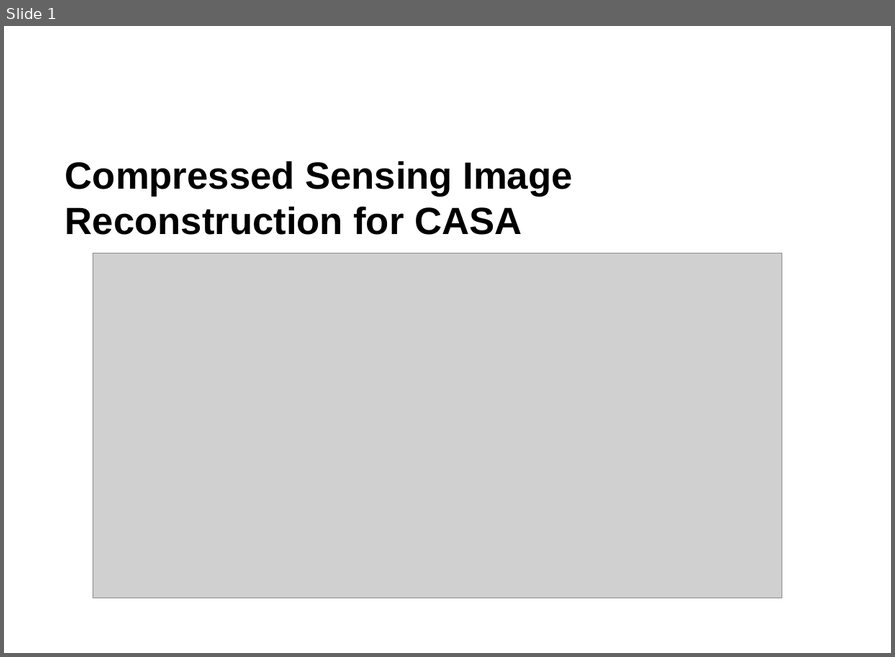
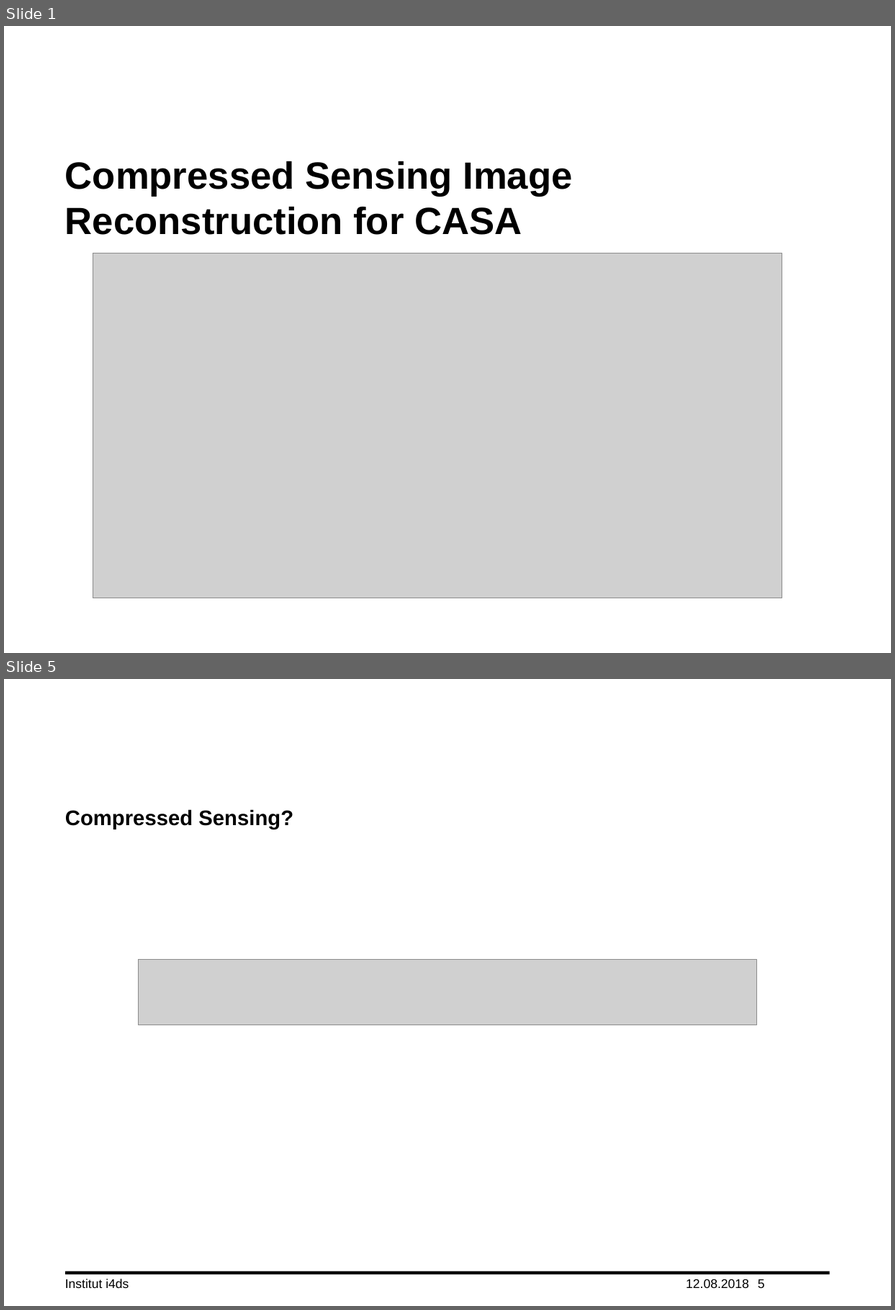
Before and after one commit to lord-blueberry/p7-doc, a slide deck: ppt/praes.pptx. Shown one above the other, each under a label of ours: slide 1 before the commit, slides 1 and 5 after it; the slides between them are not shown. The pictures are 895x657 and 895x1310 pixels, drawn with LibreOffice and Linux fonts; fonts in the diff are those of the drawing; grey boxes stand for pictures; background and template pictures are left out. Boxes give left, top, right and bottom in pixels: in the first picture for what was removed or moved away, otherwise in the second. Text is boxed around its words. In the diff, an @@ line names an element or a change of style, - is before the commit and + after.

```diff
--- a/ppt/praes.pptx
+++ b/ppt/praes.pptx
@@ slide 5 added at box(4, 679, 891, 1306), background #FFFFFF @@
@@ title added at box(65, 809, 293, 829), 20 pt, text #000000, bold @@
+Compressed Sensing?
@@ picture added at box(139, 960, 758, 1025) @@
@@ line added from (65, 1273) to (830, 1273), #000000 3 pt @@
@@ text added at box(65, 1279, 129, 1288), 12 pt, text #000000 @@
+Institut i4ds
@@ text added at box(686, 1279, 749, 1288), 12 pt, text #000000 @@
+12.08.2018
@@ page number added at box(758, 1279, 765, 1288), 12 pt, text #000000 @@
+5
```
Also in this commit, not shown: 21 slides changed, 8 other slides added, 49 other files.
